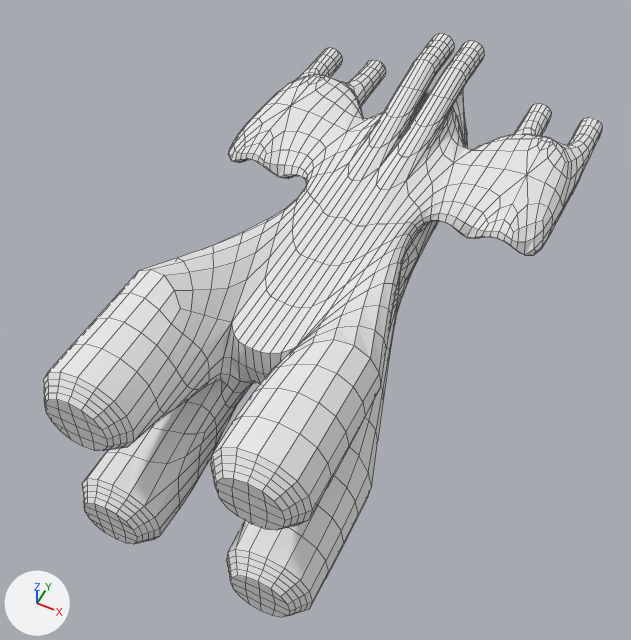
The Blender file Own Models/Breacher.blend as it was, and as the next commit left it.
One viewpoint serves both versions: a camera (50 mm lens) standing at (4.27, -7.59, 10.33) and looking at (-0.14, 1.23, -0.7). The axes (+X, +Y, +Z) are drawn at lower left. The lights are the same throughout. Mesh edges are drawn as thin lines.
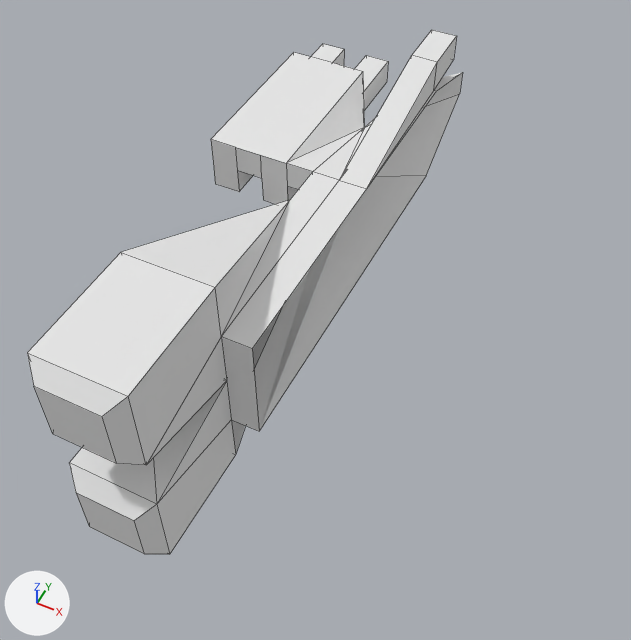
Where the change shows, as pixel boxes [x1, y1, x2, y2] in the pictures (631 x 640 px):
'Cube', reshaped, modifiers changed (22% narrower, 10% shorter)
    before: [43, 33, 602, 617]
    after: [27, 30, 463, 554]
part 1 of me_cube, built on
    before: [87, 39, 505, 580]
    after: [70, 36, 457, 504]

Patch to the scene script:
```diff
--- a/Own Models/Breacher.blend.py
+++ b/Own Models/Breacher.blend.py
@@ me_cube @@
 # used by ob_cube; location = (0.0, 0.0, 0.0)
-me_cube.from_pydata(...)  # 86 vertices, 74 faces; spans x -3.0..0.0, y -3.26..7.59, z -2.0..2.0
+me_cube.from_pydata(...)  # 86 vertices, 79 faces; spans x -3.0..0.0, y -3.26..7.59, z -2.0..2.0
+# me_cube part 1
+# 8 faces are deleted
+# 1 vertex moves from x -0.05, y 6.0, z 1.1 to x -0.05, y 6.0, z 1.0
+# 13 new faces join them
 me_cube.materials.append(mat_material)
@@ ob_cube @@
 ob_cube.location = (0.0, 0.0, 0.0)
-_m = ob_cube.modifiers.new('Mirror', 'MIRROR')
 _m = ob_cube.modifiers.new('Subsurf', 'SUBSURF')
-_m.levels = 2
+_m.levels = 0
+_m.render_levels = 0
```
